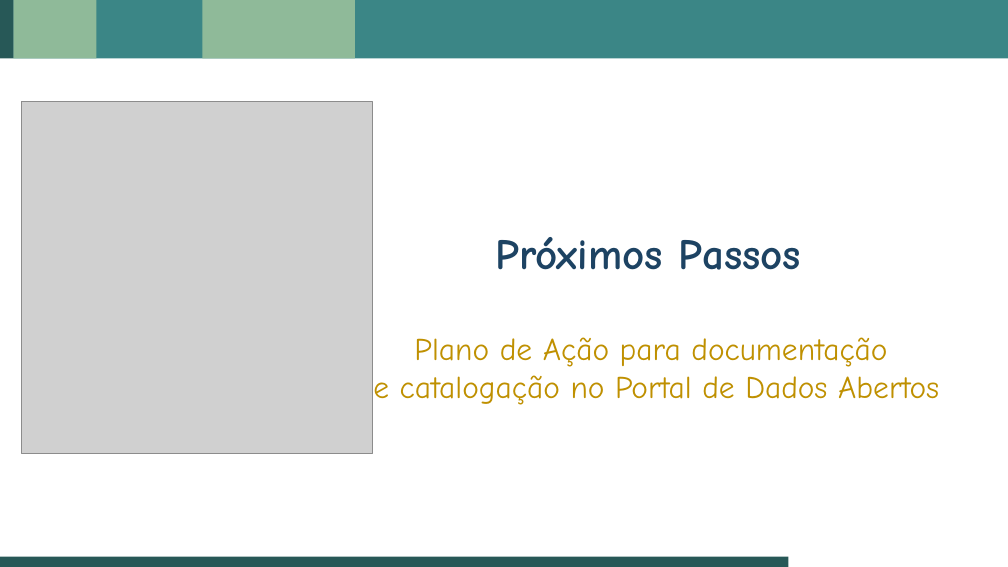
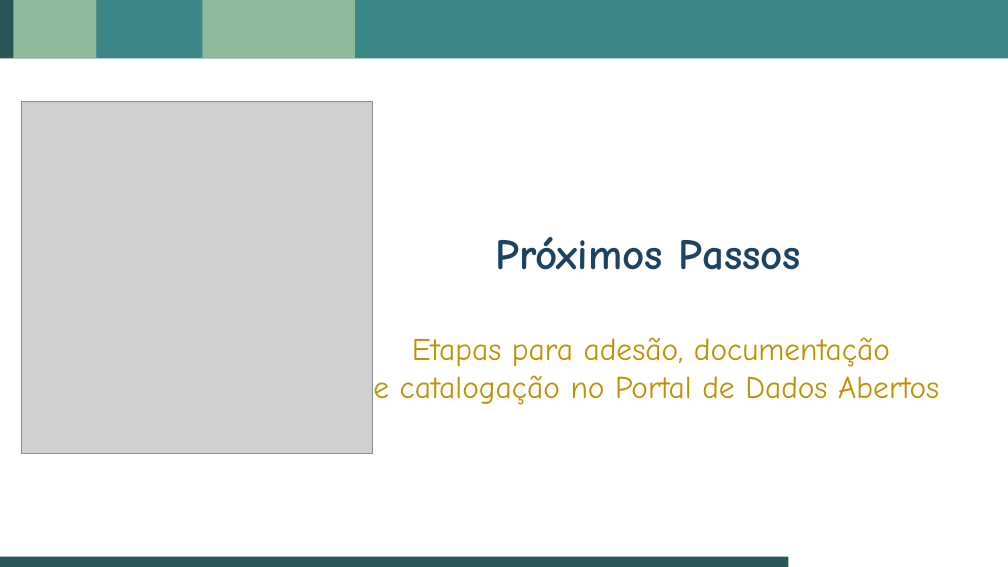
Before and after one commit to dados-mg/apresentacoes, a slide deck: slide 15 of dados-abertos-kick-off-2022-02.pptx. Drawn at 1008x567 pixels with LibreOffice and Linux fonts; fonts in the diff are those of the drawing; grey boxes stand for pictures; background and template pictures are left out. Boxes give left, top, right and bottom in pixels: in the first picture for what was removed or moved away, otherwise in the second. Text is boxed around its words. In the diff, an @@ line names an element or a change of style, - is before the commit and + after.

Commit message:
add slide de infos sobre termos e etapas institucionais

```diff
--- a/dados-abertos-kick-off-2022-02.pptx
+++ b/dados-abertos-kick-off-2022-02.pptx
@@ text at (x1=412, y1=337, x2=890, y2=367): text changed @@
-Plano de Ação para documentação
+Etapas para adesão, documentação
```
Also in this commit, not shown: 1 other slide changed, 1 slide added.
